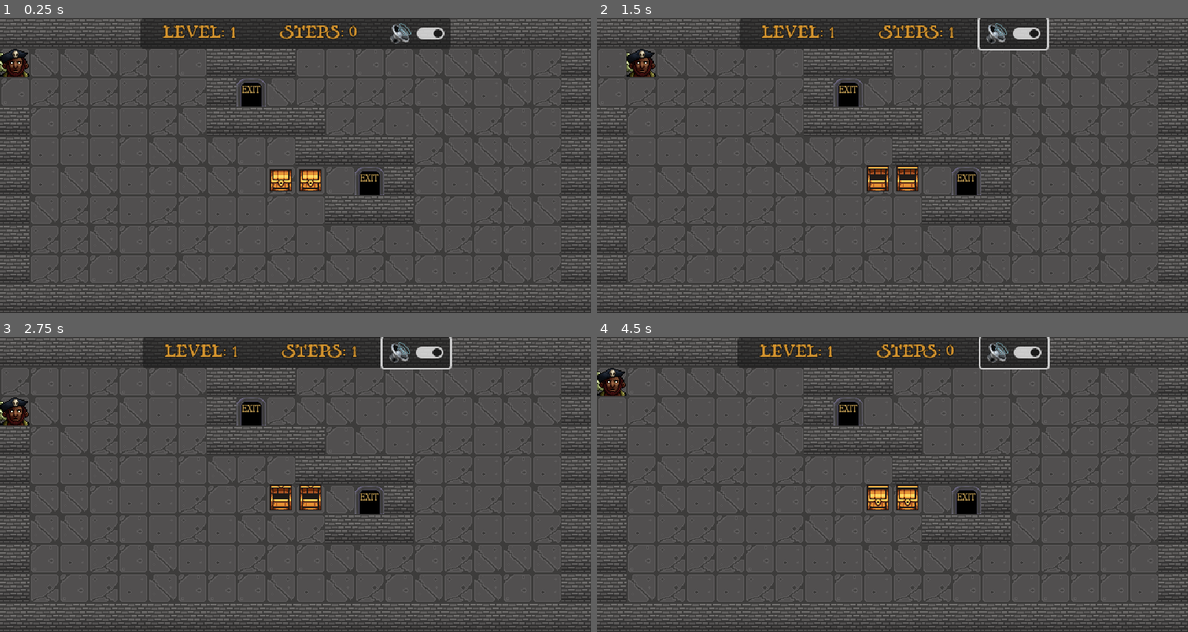
Above: before the commit, frames 1-4 (two rows, left to right).
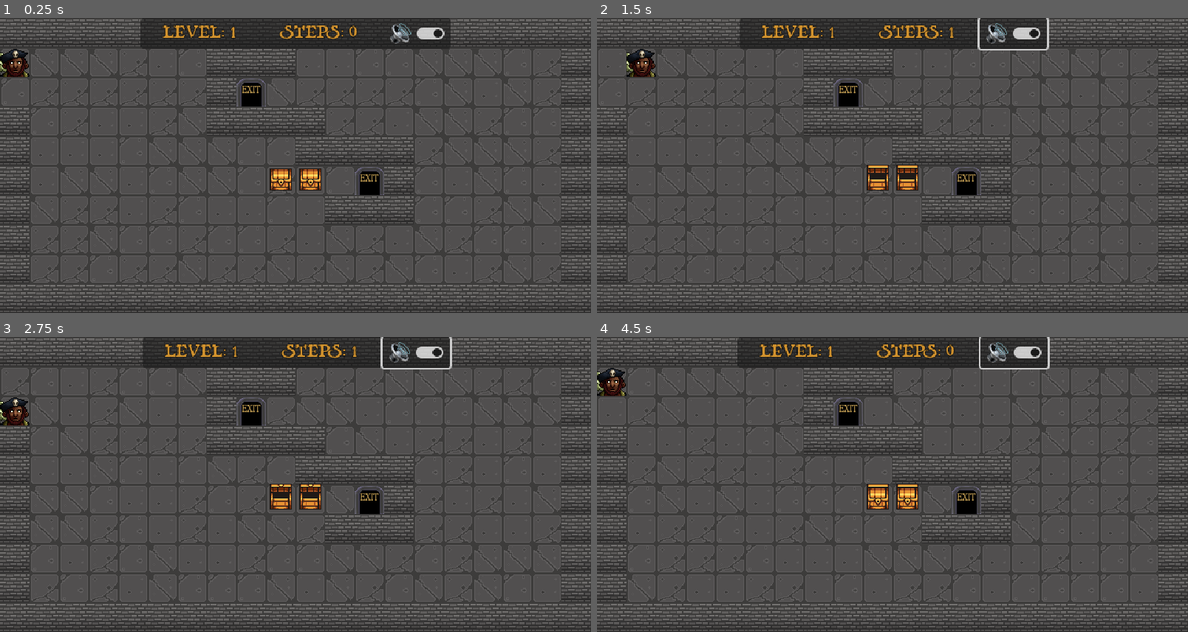
Above: after the commit, the same moments.

Repository: rdoetjes/pirateban
Game: Godot game, scene res://Game.tscn
Same seed, same stepped clock (60 frames per second), same inputs: the game is played once before the commit and once after it.
Inputs (mouse positions are in pixels of both pictures, inside the frame that each line leads up to):
- Up to frame 1 (0.25 s): no input
- Up to frame 2 (1.5 s): click (1016, 32) at 0.5 s; tap Enter at 1.25 s; hold Right (ui_right) from 1.28 s (still down)
- Up to frame 3 (2.75 s): tap R (restart) at 2 s; release Right (ui_right) at 2.03 s; hold Down (ui_down) from 2.03 s (still down)
- Up to frame 4 (4.5 s): tap R (restart) at 2.75, 3.5, 4.25 s; release Down (ui_down) at 2.78 s; hold Right (ui_right) 2.78-3.53 s; hold Up (ui_up) 3.53-4.28 s; hold Left (ui_left) from 4.28 s (still down)

The runs differ from the first frame. In frame 1, 0.3% of the frame differs, in the area x 45-55%, y 51-59%; in frame 2, 0.3%; in frame 3, 0.3%; in frame 4, 0.4%, in the area x 45-55%, y 49-59%.

Commit message:
changed to Raycast2D

Diff:
--- a/Door.gd
+++ b/Door.gd
@@ -10,4 +10,4 @@
 	pass
 
 func set_grid_position(pos : Vector2) -> void:
-	$AnimatedSprite2D.position = Vector2(pos.x*32+16, pos.y*32+16)
+	position = Vector2(pos.x*32+16, pos.y*32+16)
--- a/Game.gd
+++ b/Game.gd
@@ -47,7 +47,7 @@
 					add_child(Door)
 				"T":
 					PlayField.set_cell(0, Vector2i(x, y), 0, empty_tiles.pick_random())
-					var Treasure =  preload("res://Treasure.tscn").instantiate()
+					var Treasure = TreasureScene.instantiate()
 					Treasure.name = "Treasure"+str(x)+"_"+str(y)
 					Treasure.set_grid_position(Vector2i(x, y), false)
 					add_child(Treasure)
--- a/Player.gd
+++ b/Player.gd
@@ -2,9 +2,11 @@
 
 var grid_pos: Vector2i
 var enable_input: bool = true
+var ray: RayCast2D
 
 # Called when the node enters the scene tree for the first time.
 func _ready() -> void:
+	ray = $RayCast2D
 	enable_game_input()
 
 func process_input()-> void:
@@ -39,21 +41,19 @@
 
 func set_grid_position(new_pos : Vector2i, use_tween: bool) -> void:
 	if use_tween:
-		#collision detection with walls
-		var space_state = get_world_2d().direct_space_state
-		var query = PhysicsRayQueryParameters2D.create($Sprite2D.position, Vector2(new_pos.x*32+16, new_pos.y*32+16),1)
-		query.set_collide_with_areas(true)
-		var result = space_state.intersect_ray(query)
-		print(result)
-		if result.is_empty():
+		var v: Vector2=Vector2(new_pos.x*32+16, new_pos.y*32+16)-position
+		ray.set_target_position(v)
+		ray.force_raycast_update()
+		if !ray.is_colliding():
 			disable_game_input()
 			var tween = create_tween()
 			tween.connect("finished", enable_game_input)
-			tween.tween_property($Sprite2D, "position", Vector2(new_pos.x*32+16, new_pos.y*32+16), 0.15)
+			tween.tween_property(self, "position", Vector2(new_pos.x*32+16, new_pos.y*32+16), 0.15)
 			get_parent().add_step()
 			grid_pos = new_pos
+
 	else:
-		$Sprite2D.position = Vector2(new_pos.x*32+16, new_pos.y*32+16)
+		position = Vector2(new_pos.x*32+16, new_pos.y*32+16)
 		grid_pos = new_pos
 
 func _physics_process(_delta):
--- a/Player.tscn
+++ b/Player.tscn
@@ -17,3 +17,7 @@
 [node name="Sprite2D" type="Sprite2D" parent="."]
 z_index = 1
 texture = ExtResource("2_e4adg")
+
+[node name="RayCast2D" type="RayCast2D" parent="."]
+target_position = Vector2(0, 16)
+collide_with_areas = true
--- a/Treasure.gd
+++ b/Treasure.gd
@@ -15,13 +15,13 @@
 func set_grid_position(new_pos : Vector2i, use_tween: bool) -> void:
 	if use_tween:
 		var space_state = get_world_2d().direct_space_state
-		var query = PhysicsRayQueryParameters2D.create($Sprite2D.position, Vector2(new_pos.x*32+16, new_pos.y*32+16),1)
+		var query = PhysicsRayQueryParameters2D.create(position, Vector2(new_pos.x*32+16, new_pos.y*32+16),1)
 		var result = space_state.intersect_ray(query)
 
 		if result.is_empty():
 			var tween = create_tween()
-			tween.tween_property($Sprite2D, "position", Vector2(new_pos.x*32+16, new_pos.y*32+16), 0.15)
+			tween.tween_property(self, "position", Vector2(new_pos.x*32+16, new_pos.y*32+16), 0.15)
 			grid_pos = new_pos
 	else:
-		$AnimatedSprite2D.position = Vector2(new_pos.x*32+16, new_pos.y*32+16)
+		position = Vector2(new_pos.x*32+16, new_pos.y*32+16)
 		grid_pos = new_pos
